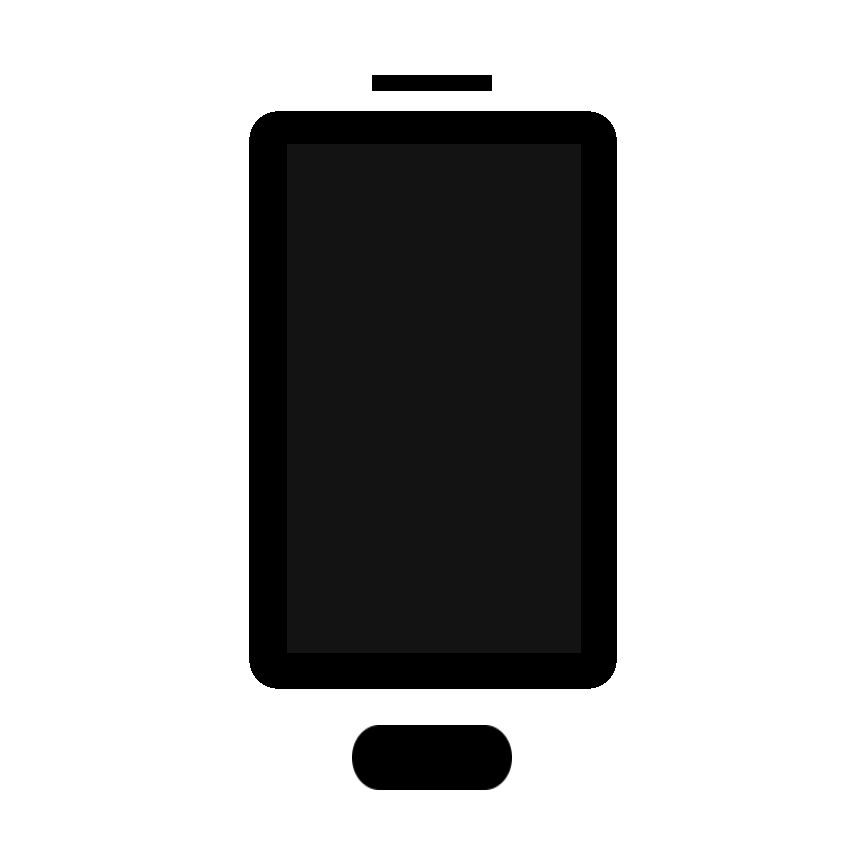
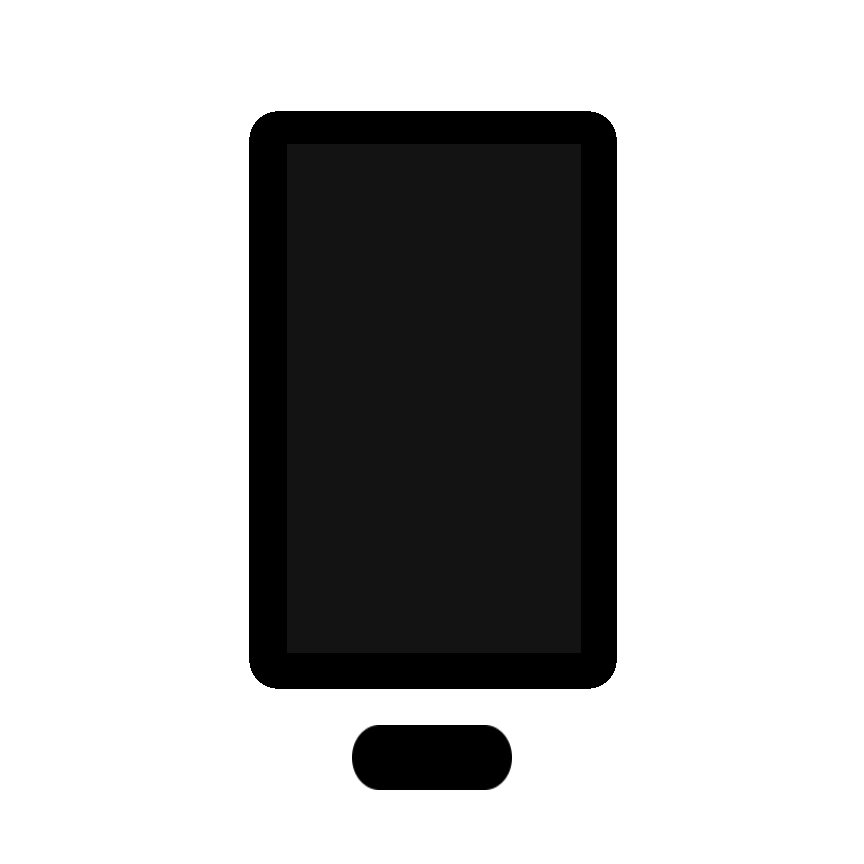
Revision of a layered 864×864 image; what changed, layer by layer:
removed layer "microfono" over [372, 75, 492, 91]
